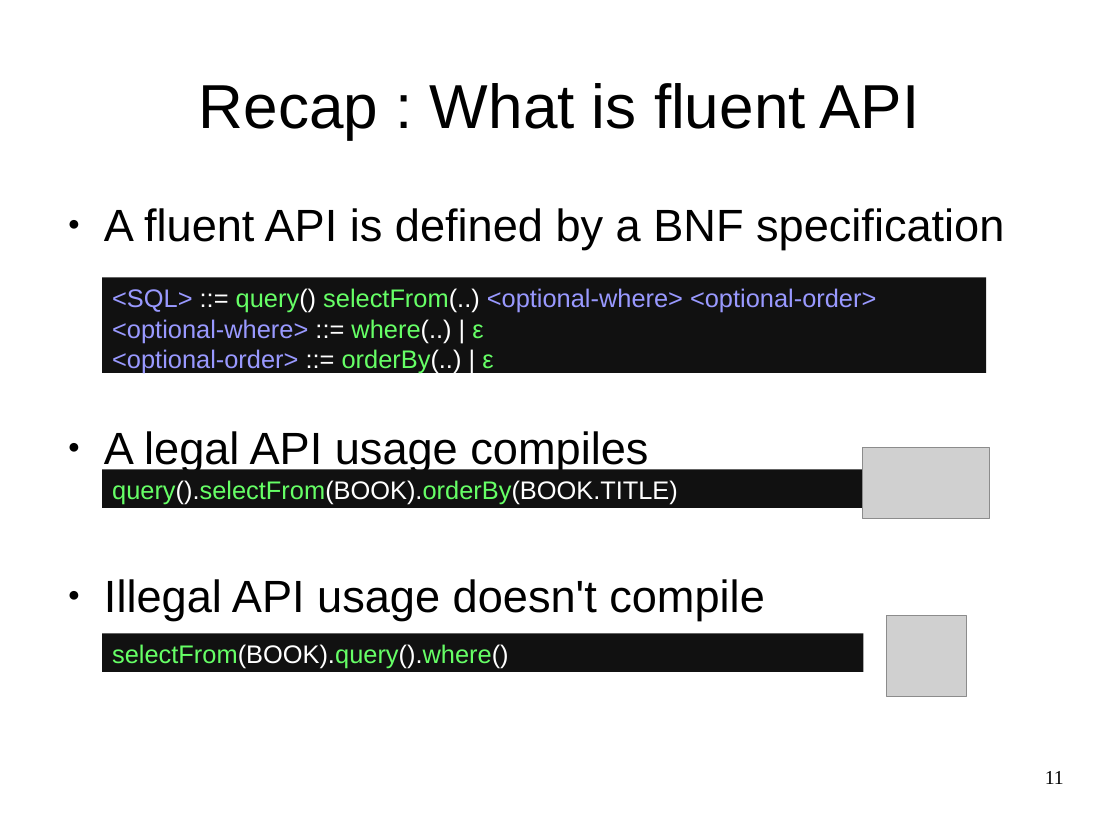
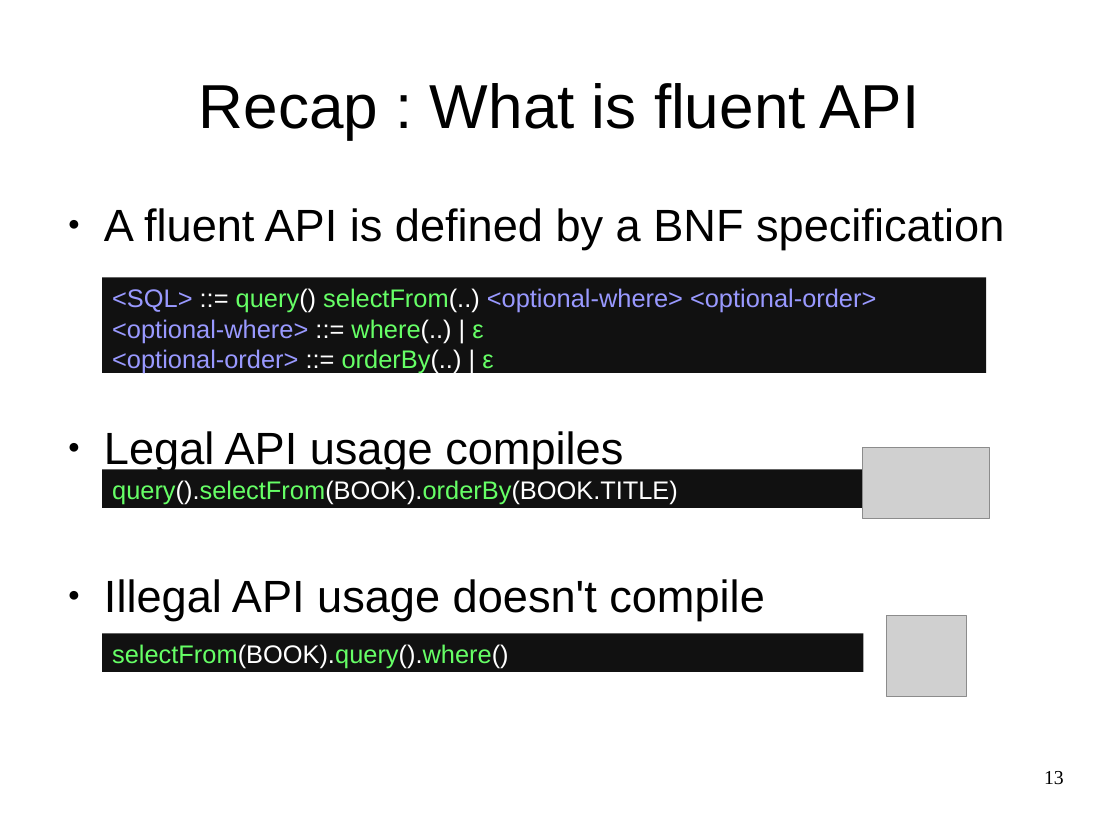
Before and after one commit to OriRoth/fling, a slide deck: slide 13 of Manuscripts/Thesis Seminar/Thesis Seminar.odp (slide 11 before the commit). Drawn at 1120x840 pixels with LibreOffice and Linux fonts; fonts in the diff are those of the drawing; grey boxes stand for pictures. Boxes give left, top, right and bottom in pixels: in the first picture for what was removed or moved away, otherwise in the second. Text is boxed around its words. In the diff, an @@ line names an element or a change of style, - is before the commit and + after.

```diff
--- a/Manuscripts/Thesis Seminar/Thesis Seminar.odp
+++ b/Manuscripts/Thesis Seminar/Thesis Seminar.odp
@@ text at [104,431,623,472]: text changed @@
-● A legal API usage compiles
+● Legal API usage compiles
@@ page number at [1044,771,1064,785]: text changed @@
-11
+13
```
Also in this commit, not shown: 4 other slides changed, 3 slides added, 1 slide removed, 8 other files.
